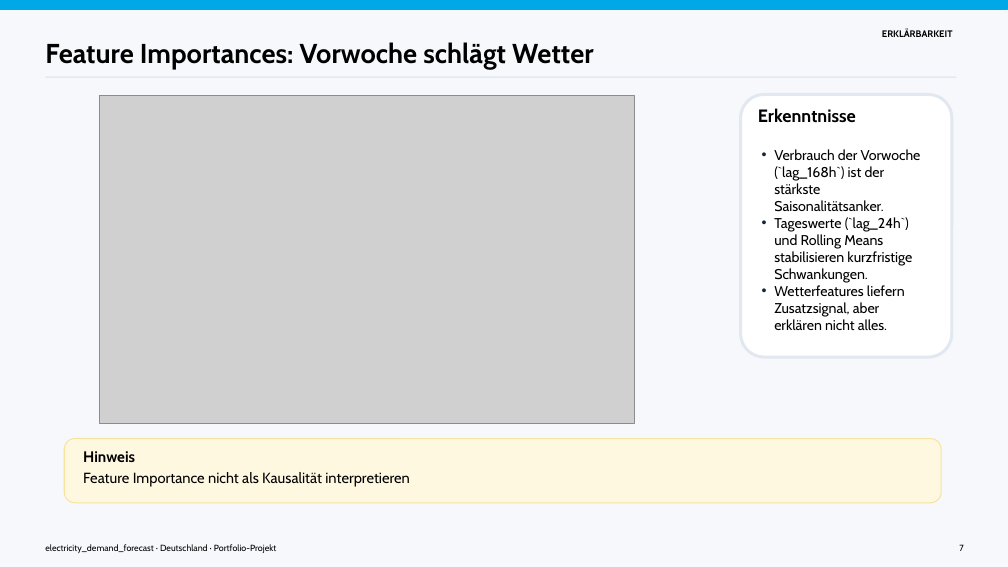
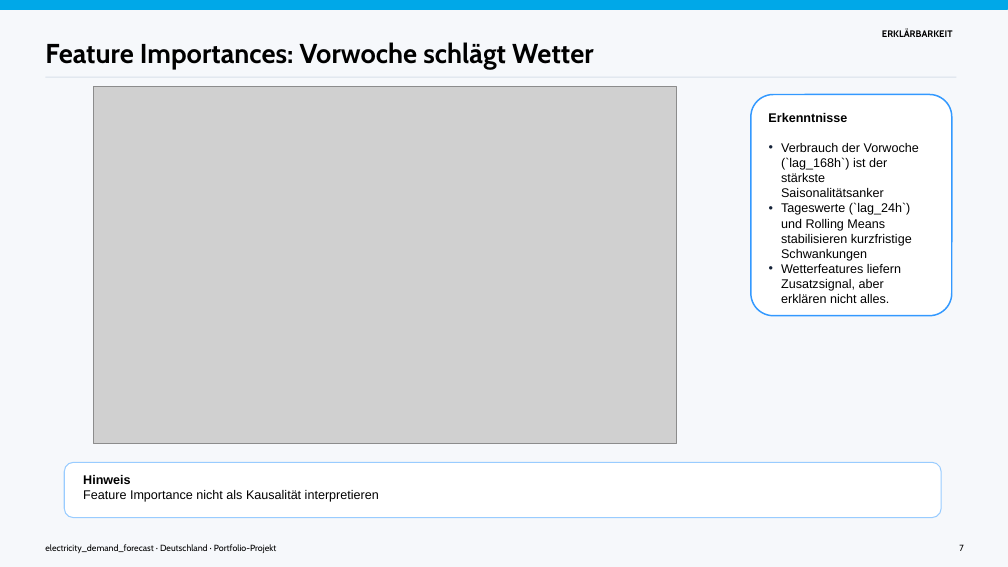
Before and after one commit to SW-oasen/electricity_price_forecast, a slide deck: slide 8 of presentation/orig/Stromverbrauch_Vorhersagen_v2.odp. Drawn at 1008x567 pixels with LibreOffice and Linux fonts; fonts in the diff are those of the drawing; grey boxes stand for pictures. Boxes give left, top, right and bottom in pixels: in the first picture for what was removed or moved away, otherwise in the second. Text is boxed around its words. In the diff, an @@ line names an element or a change of style, - is before the commit and + after.

```diff
--- a/presentation/orig/Stromverbrauch_Vorhersagen_v2.odp
+++ b/presentation/orig/Stromverbrauch_Vorhersagen_v2.odp
@@ picture: place and size @@
-picture at (99, 95, 634, 423)
+picture at (93, 87, 677, 444)
@@ freeform shape: place and size @@
-freeform shape at (741, 95, 952, 357)
+freeform shape at (751, 95, 952, 316)
@@ freeform shape at (751, 95, 952, 316): outline #E2E8F0 2.83 pt to #3399FF 1.42 pt @@
@@ text removed at (758, 108, 856, 123) @@
-Erkenntnisse
@@ text at (768, 113, 919, 261): text changed; size 13.5 to 12 pt; font Cabin to Arial @@
-• Verbrauch der Vorwoche (`lag_168h`) ist der stärkste Saisonalitätsanker.
-• Tageswerte (`lag_24h`) und Rolling Means stabilisieren kurzfristige Schwankungen.
+Erkenntnisse
+• Verbrauch der Vorwoche (`lag_168h`) ist der stärkste Saisonalitätsanker
+• Tageswerte (`lag_24h`) und Rolling Means stabilisieren kurzfristige Schwankungen
@@ text "Erkenntnisse": place and size @@
-text "Erkenntnisse" at (774, 149, 921, 330)
+text "Erkenntnisse" at (768, 113, 919, 303)
@@ text at (781, 264, 901, 303): size 13.5 to 12 pt, font Cabin to Arial in "Wetterfeatures liefern Zusatzsignal, aber erklären nicht all ..." @@
@@ rounded rectangle: place and size @@
-rounded rectangle at (64, 439, 941, 503)
+rounded rectangle at (64, 463, 941, 518)
@@ rounded rectangle at (64, 463, 941, 518): fill #FFF8E1 to #FFFFFF; outline #F7E3A0 0.99 pt to #99CCFF 0.99 pt @@
@@ text at (83, 475, 131, 484): paragraph added @@
+Hinweis
@@ text removed at (83, 451, 135, 462) @@
-Hinweis
@@ text at (83, 490, 379, 502): size 14 to 12 pt, font Cabin to Arial in "Feature Importance nicht als Kausalität interpretieren" @@
```
Also in this commit, not shown: 11 other slides changed, 20 other files.
